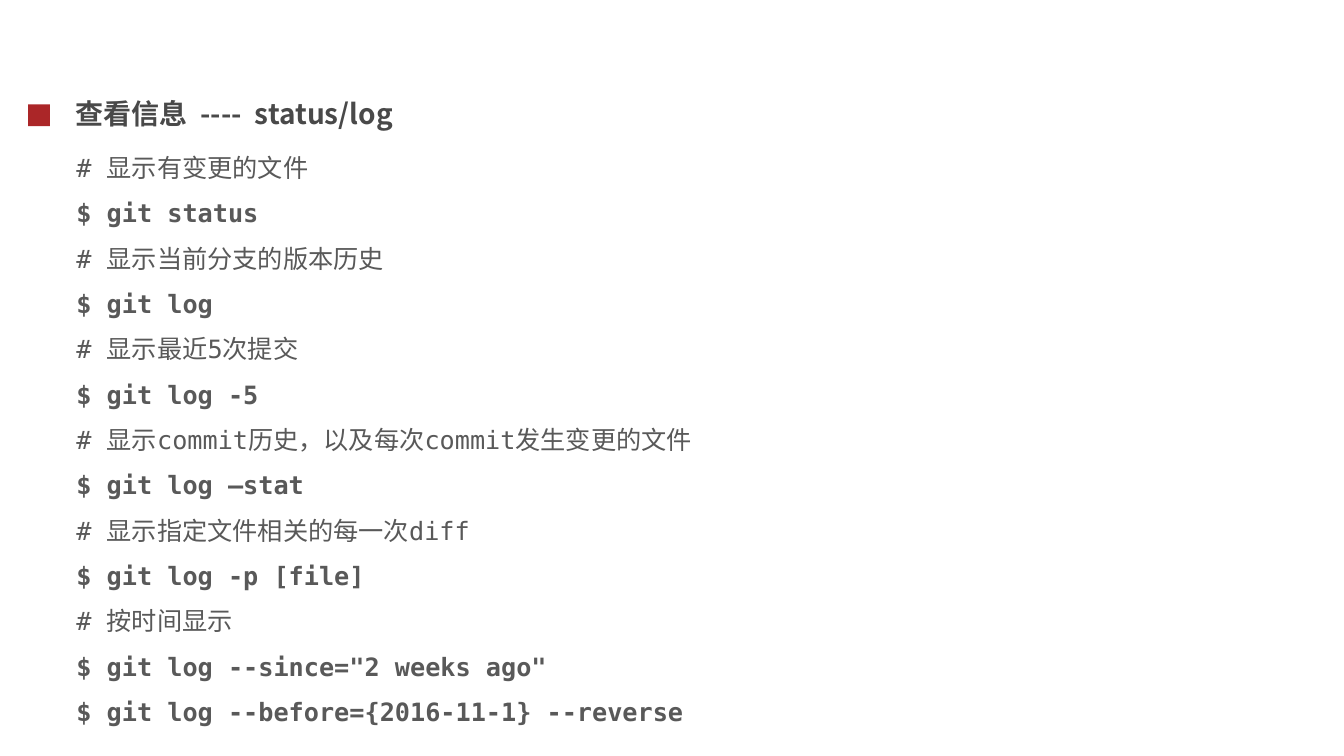
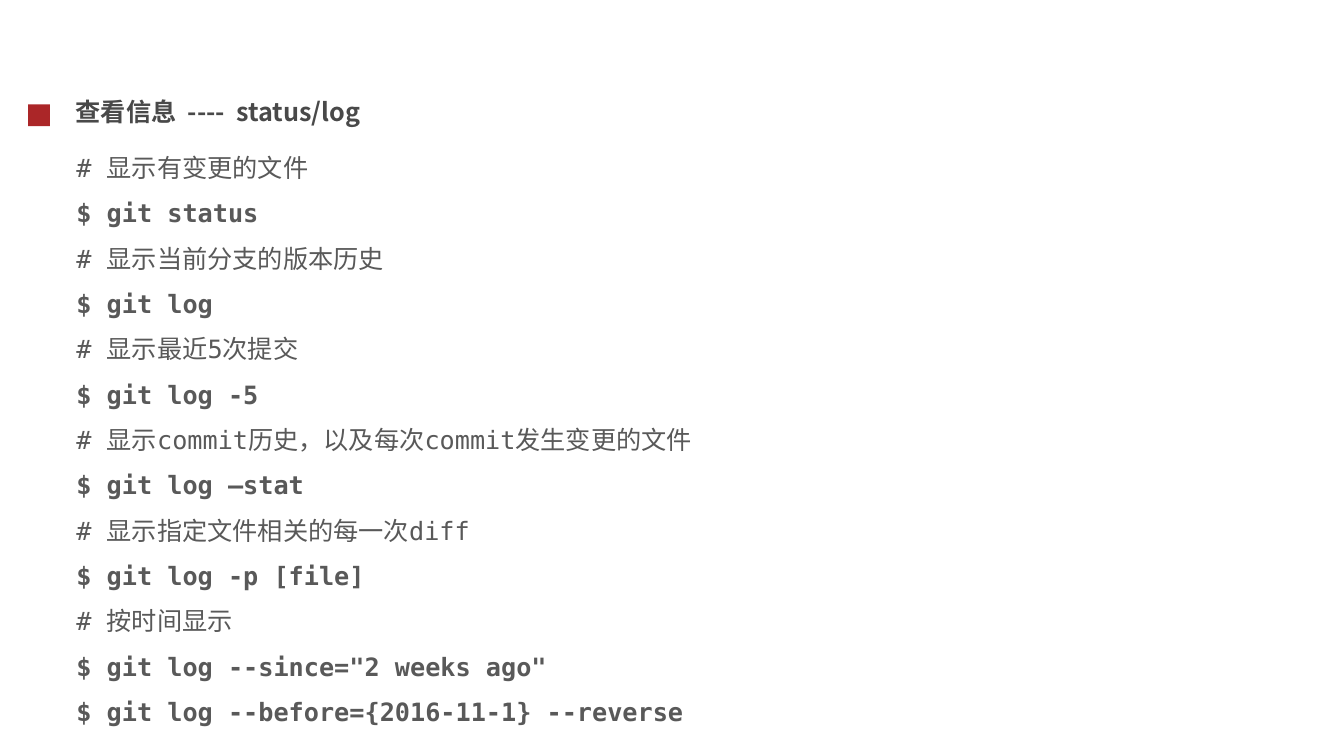
Before and after one commit to cash2one/note-1, a slide deck: slide 14 of toolbox/git使用.ppt. Drawn at 1344x756 pixels with LibreOffice and Linux fonts; fonts in the diff are those of the drawing; background and template pictures are left out. Boxes give left, top, right and bottom in pixels: in the first picture for what was removed or moved away, otherwise in the second. Text is boxed around its words. In the diff, an @@ line names an element or a change of style, - is before the commit and + after.

```diff
--- a/toolbox/git使用.ppt
+++ b/toolbox/git使用.ppt
@@ text "查看信息 ---- status/log" at (76, 99, 361, 127): size 20 to 18 pt @@
```
Also in this commit, not shown: 9 other slides changed.
